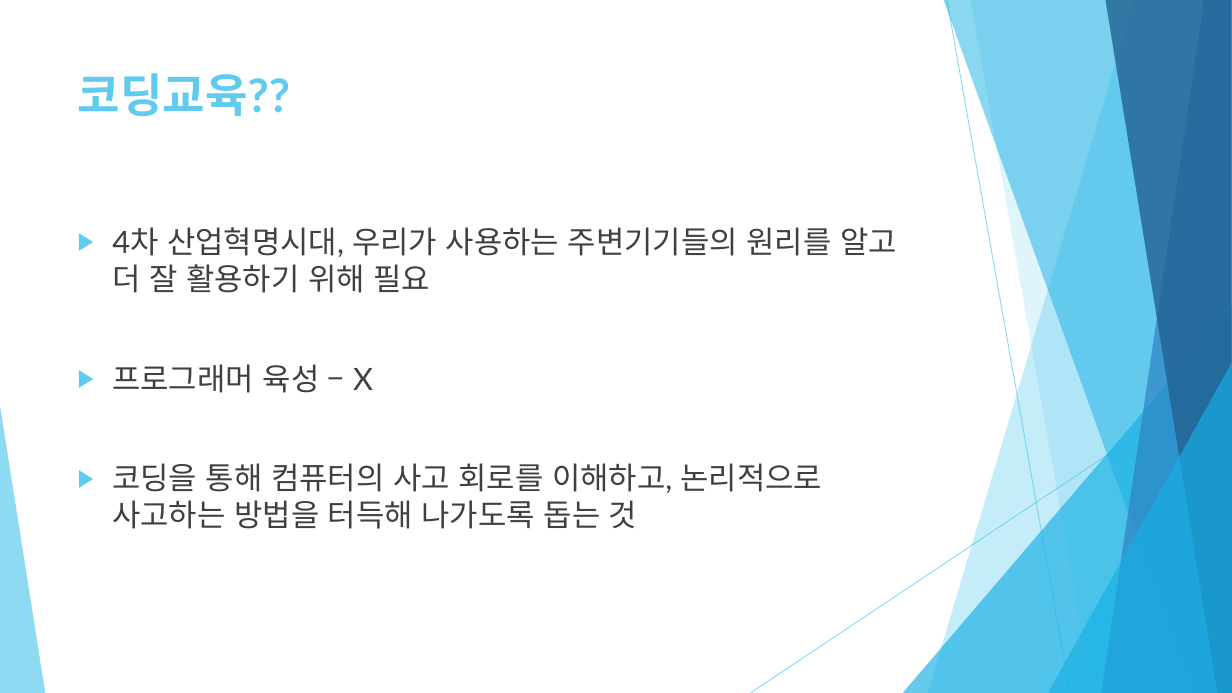
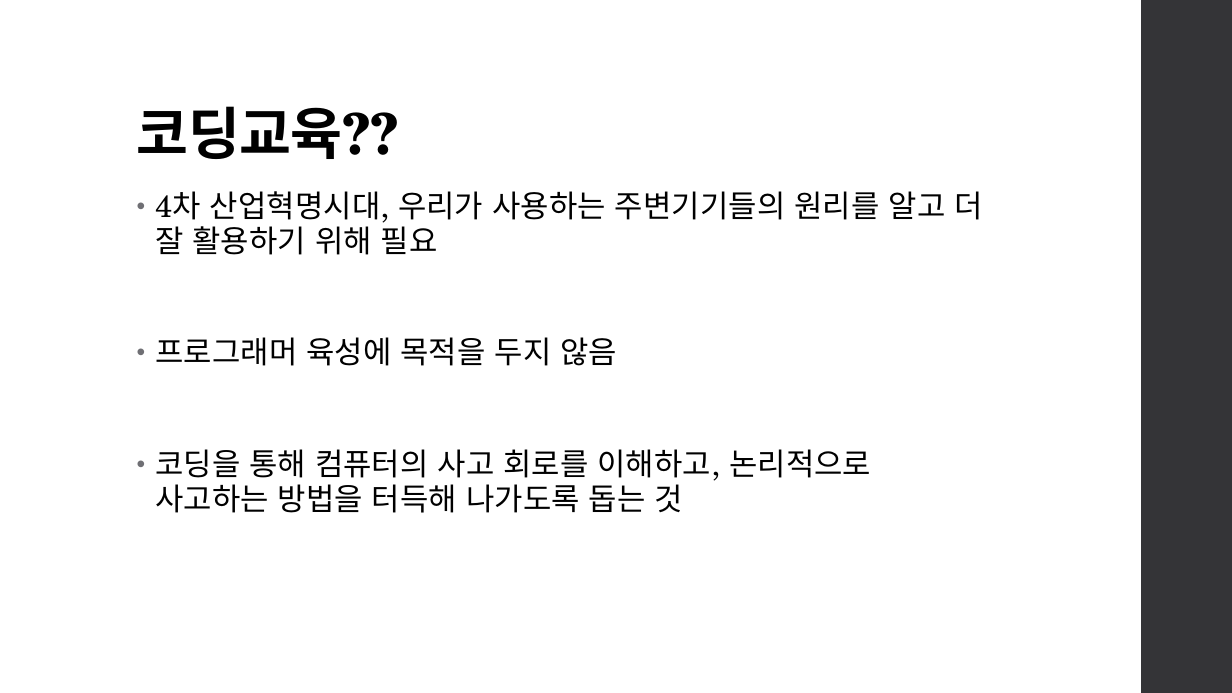
Before and after one commit to healjoo/smallprecious, a slide deck: slide 3 of 코딩교육용 퍼즐게임 제안서.pptx. Drawn at 1232x693 pixels with LibreOffice and Linux fonts; fonts in the diff are those of the drawing. Boxes give left, top, right and bottom in pixels: in the first picture for what was removed or moved away, otherwise in the second. Text is boxed around its words. In the diff, an @@ line names an element or a change of style, - is before the commit and + after.

```diff
--- a/코딩교육용 퍼즐게임 제안서.pptx
+++ b/코딩교육용 퍼즐게임 제안서.pptx
@@ rectangle added at <box>1141,0,1232,693</box>, fill #353537 @@
@@ title "코딩교육??": place and size @@
-title "코딩교육??" at <box>78,73,291,116</box>
+title "코딩교육??" at <box>137,106,399,159</box>
@@ title "코딩교육??" at <box>137,106,399,159</box>: size 36 to 44 pt, font Lato to TeX Gyre Schola, text colour #5FCBEF to #000000, letter spacing 0 to -0.5 pt; line spacing 1 to 0.9; vertical alignment top to bottom @@
@@ text "4차 산업혁명시대, 우리가 사용하는 주변기기들의 ...": place and size @@
-text "4차 산업혁명시대, 우리가 사용하는 주변기기들의 ..." at <box>112,227,897,529</box>
+text "4차 산업혁명시대, 우리가 사용하는 주변기기들의 ..." at <box>155,191,982,513</box>
@@ text at <box>155,191,982,513</box>: font Lato to TeX Gyre Schola, text colour #404040 to #000000, letter spacing 0 to 0.1 pt in "4차 산업혁명시대, 우리가 사용하는 주변기기들의 원리를 알고 ...", "코딩을 통해 컴퓨터의 사고 회로를 이해하고, 논리적으로 ..."; bullet ▶ to •; line spacing 1 to 0.95; more space between paragraphs; bullet colour #5FCBEF to #6F6F74 @@
@@ text at <box>155,337,617,366</box>: text changed; font Lato to TeX Gyre Schola; text colour #404040 to #000000 @@
-▶ 프로그래머 육성 – X
+• 프로그래머 육성에 목적을 두지 않음
@@ group removed at <box>0,0,1232,693</box>: 5 freeform shapes, 3 triangles, 2 lines @@
```
Also in this commit, not shown: 8 other slides changed, 1 slide added, 2 slides removed, 6 other files.
